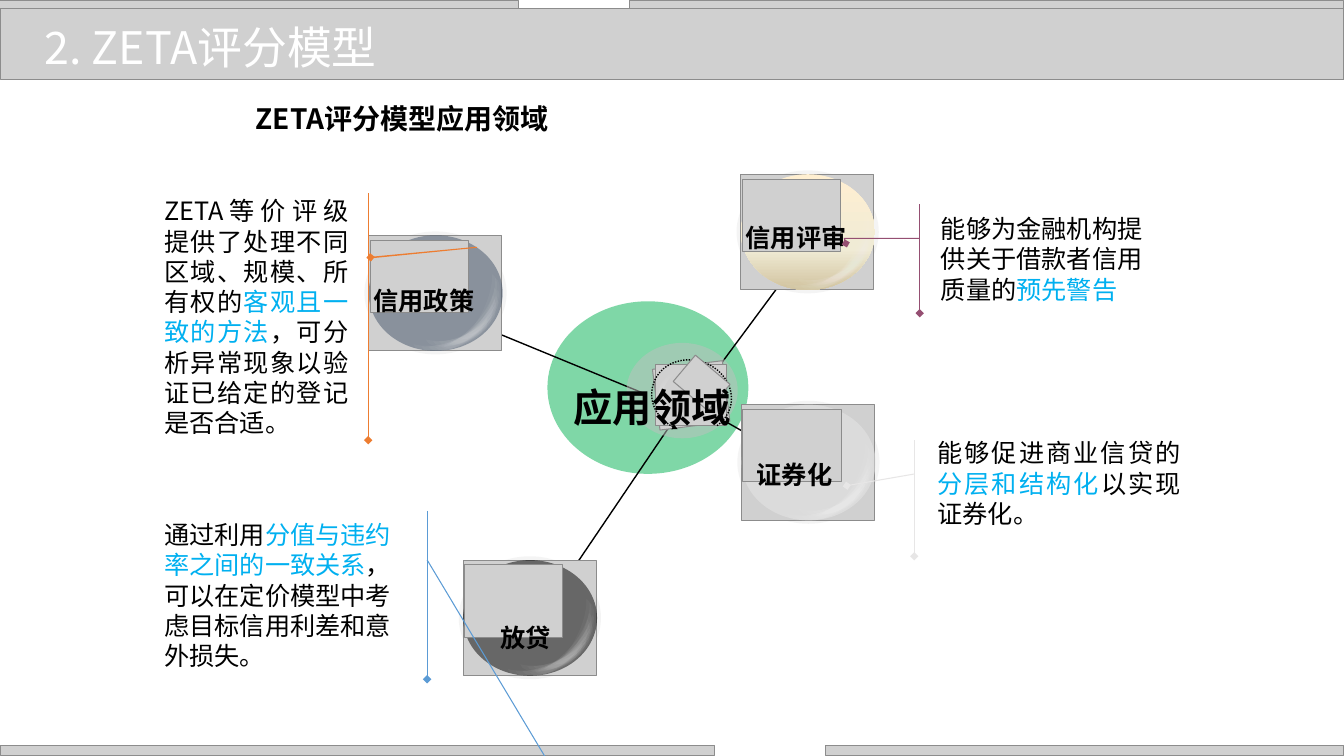
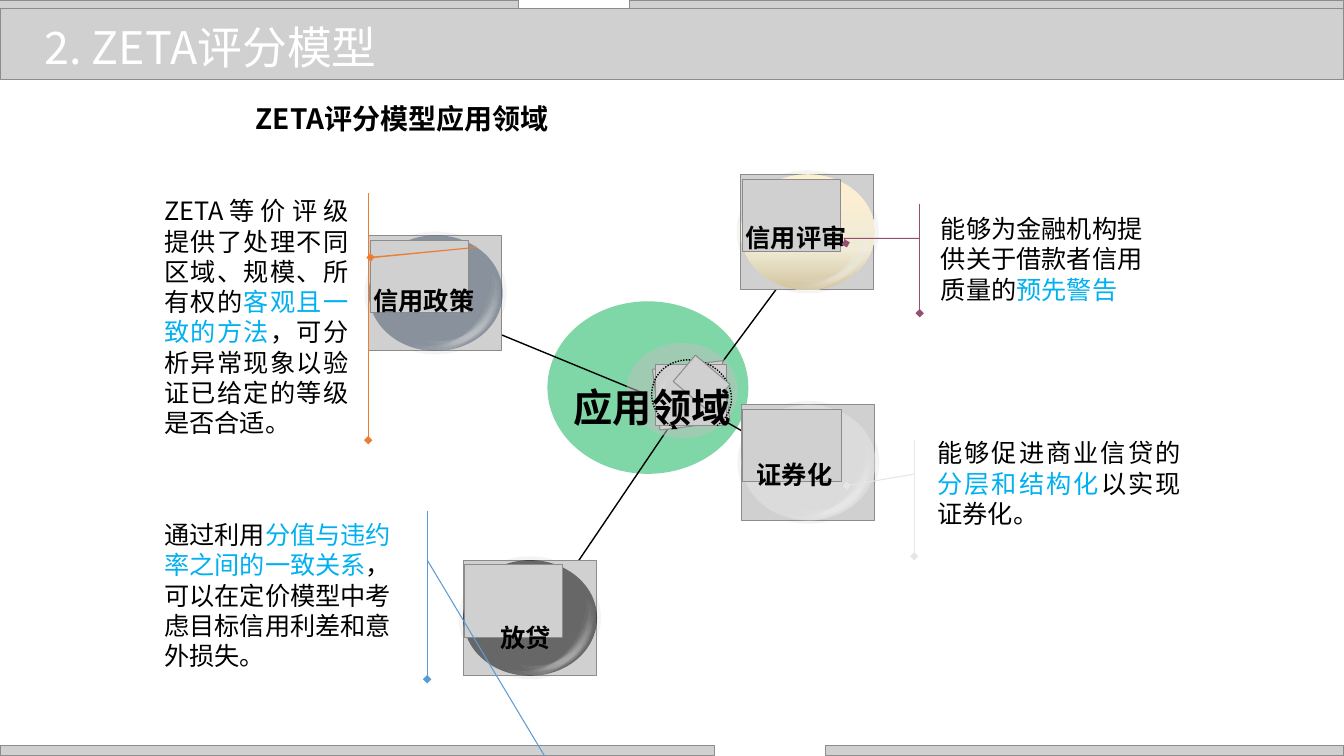
Before and after one commit to zhangjianzhang/internet_credit, a slide deck: slide 13 of files/slides/lecture_6.pptx. Drawn at 1344x756 pixels with LibreOffice and Linux fonts; fonts in the diff are those of the drawing; grey boxes stand for pictures; background and template pictures are left out. Boxes give left, top, right and bottom in pixels: in the first picture for what was removed or moved away, otherwise in the second. Text is boxed around its words. In the diff, an @@ line names an element or a change of style, - is before the commit and + after.

```diff
--- a/files/slides/lecture_6.pptx
+++ b/files/slides/lecture_6.pptx
@@ text in accent callout at <box>164,259,348,434</box>: text changed @@
-ZETA等价评级提供了处理不同区域、规模、所有权的客观且一致的方法，可分析异常现象以验证已给定的登记是否合适。
+ZETA等价评级提供了处理不同区域、规模、所有权的客观且一致的方法，可分析异常现象以验证已给定的等级是否合适。
```
Also in this commit, not shown: 4 other slides changed, 10 other files.
